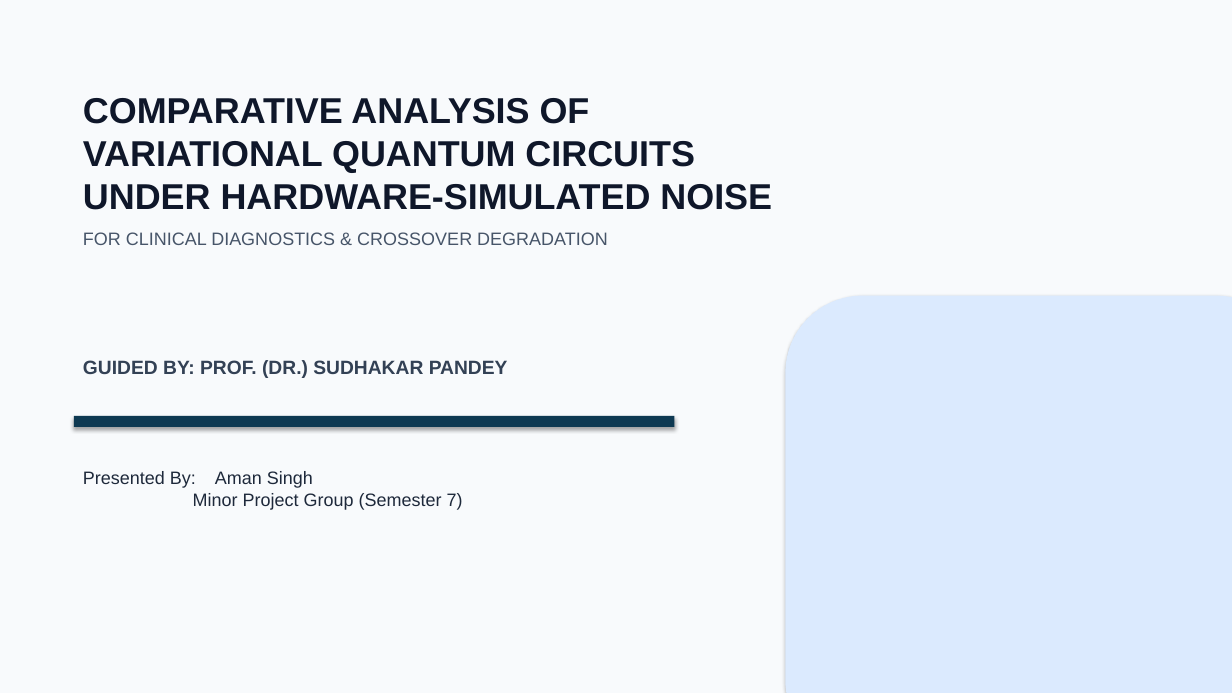
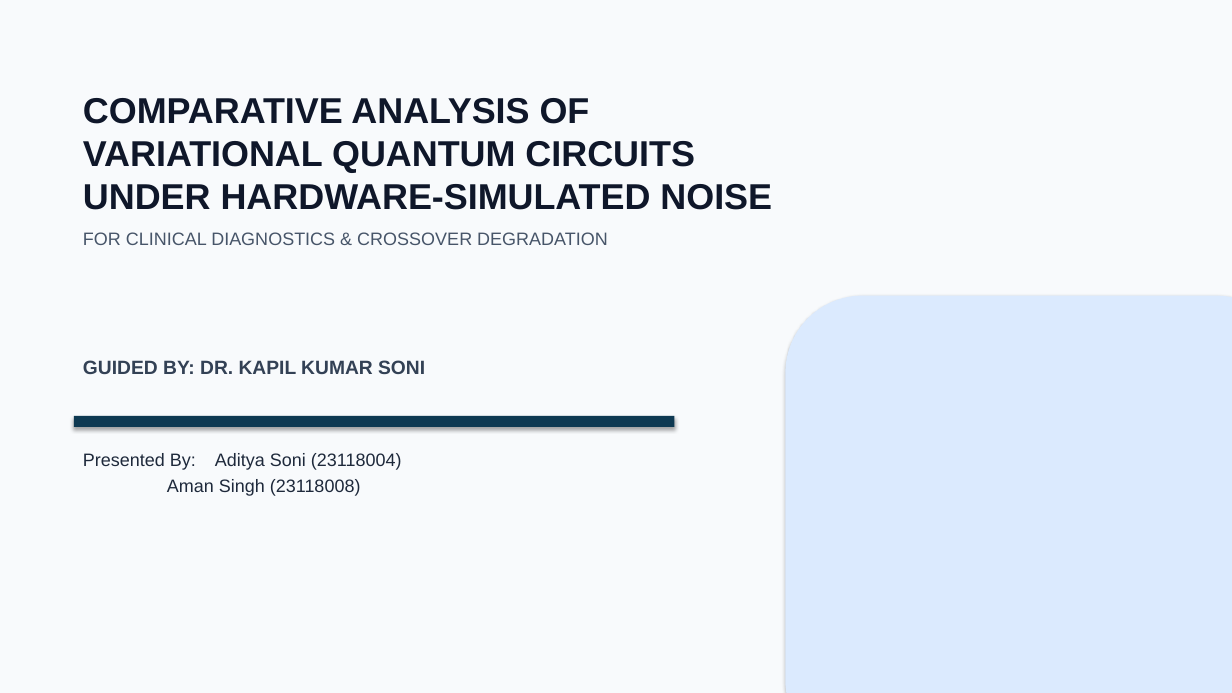
Before and after one commit to AmanSinghh345/Minor_Project, a slide deck: slide 1 of presentation_vqc_noise_senior_style.pptx. Drawn at 1232x693 pixels with LibreOffice and Linux fonts; fonts in the diff are those of the drawing. Boxes give left, top, right and bottom in pixels: in the first picture for what was removed or moved away, otherwise in the second. Text is boxed around its words. In the diff, an @@ line names an element or a change of style, - is before the commit and + after.

Commit message:
docs: update PPT with team members Aditya Soni (23118004), Aman Singh (23118008), and guide Dr. Kapil Kumar Soni

```diff
--- a/presentation_vqc_noise_senior_style.pptx
+++ b/presentation_vqc_noise_senior_style.pptx
@@ text at (83, 360, 425, 374): text changed @@
-GUIDED BY: PROF. (DR.) SUDHAKAR PANDEY
+GUIDED BY: DR. KAPIL KUMAR SONI
@@ text at (83, 453, 402, 496): text changed @@
-Presented By: Aman Singh
-Minor Project Group (Semester 7)
+Presented By: Aditya Soni (23118004)
+Aman Singh (23118008)
```
Also in this commit, not shown: 1 other file.
